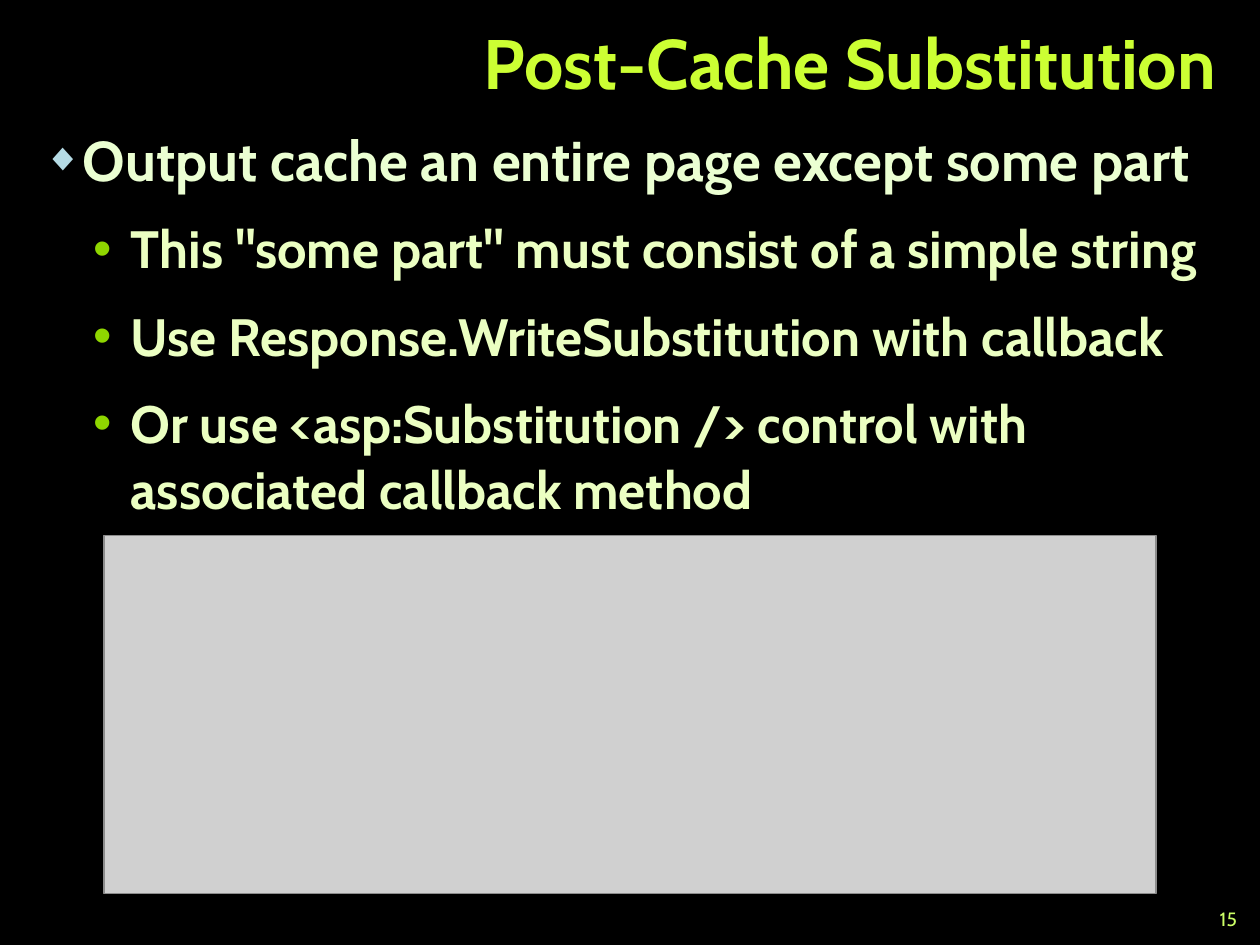
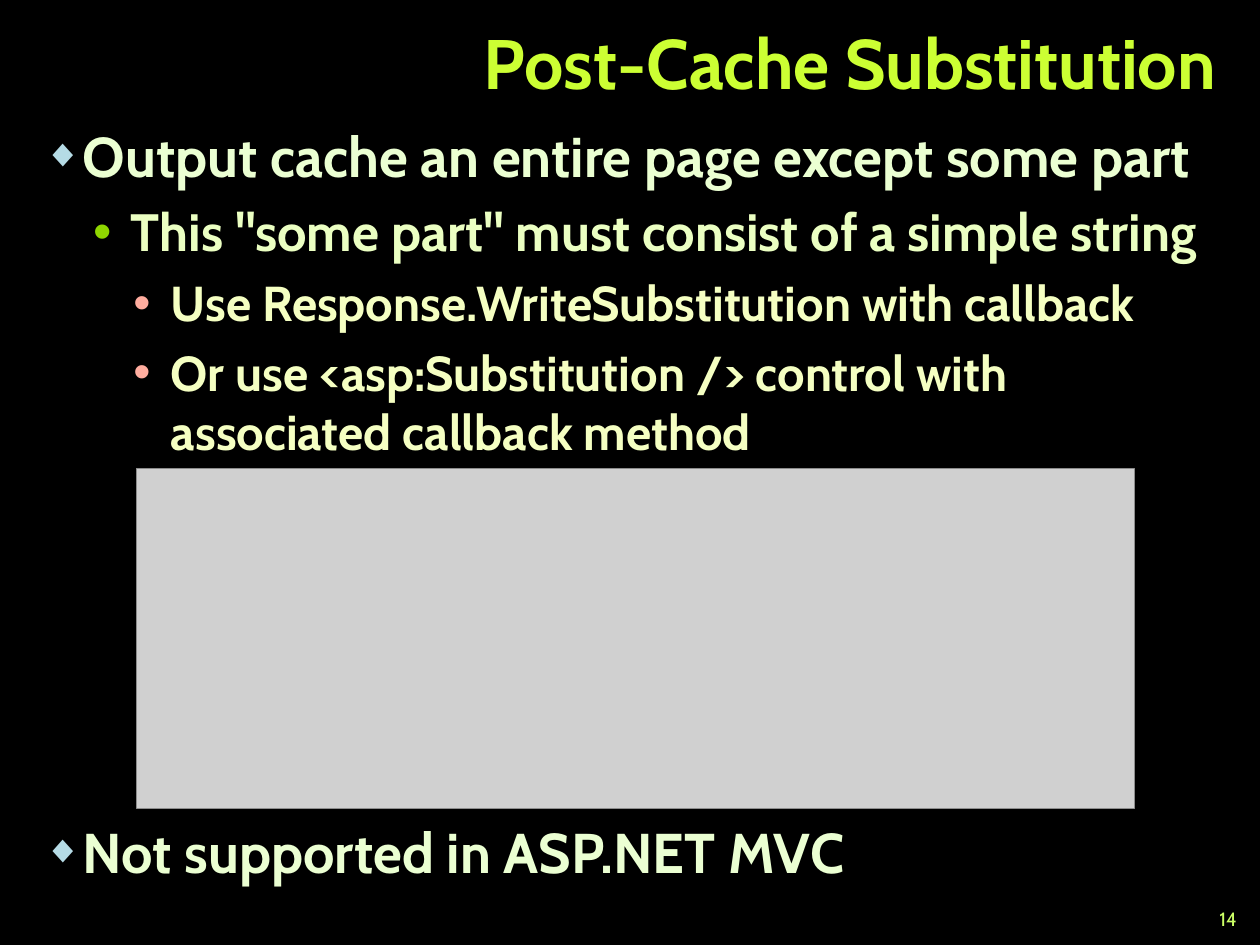
Before and after one commit to martin-nikolov/Telerik-Academy, a slide deck: slide 14 of ASP.NET MVC/07. ASP.NET Caching Data/ASP.NET Caching Data.pptx (slide 15 before the commit). Drawn at 1260x945 pixels with LibreOffice and Linux fonts; fonts in the diff are those of the drawing; grey boxes stand for pictures; background and template pictures are left out. Boxes give left, top, right and bottom in pixels: in the first picture for what was removed or moved away, otherwise in the second. Text is boxed around its words. In the diff, an @@ line names an element or a change of style, - is before the commit and + after.

```diff
--- a/ASP.NET MVC/07. ASP.NET Caching Data/ASP.NET Caching Data.pptx
+++ b/ASP.NET MVC/07. ASP.NET Caching Data/ASP.NET Caching Data.pptx
@@ text at <box>83,135,1196,451</box>: size 30 to 28 pt, text colour #EBFFC2 to #F5FFC2 in "Use Response.WriteSubstitution with callback", "Or use <asp:Substitution /> control with associated ..."; line spacing 1.05 to 1; less space between paragraphs; list level 2 to 3 in "Use Response.WriteSubstitution with callback"; bullet colour #8FD600 to #FFAD9F; list level 2 to 3 in "Or use <asp:Substitution /> control ..." @@
@@ picture: place and size @@
-picture at <box>105,536,1157,893</box>
+picture at <box>136,469,1134,809</box>
@@ text at <box>83,831,844,885</box>: paragraph added @@
+◆ Not supported in ASP.NET MVC
@@ page number at <box>1219,912,1237,926</box>: text changed @@
-15
+14
```
Also in this commit, not shown: 5 other slides changed, 1 slide added, 1 slide removed, 1 other file.
